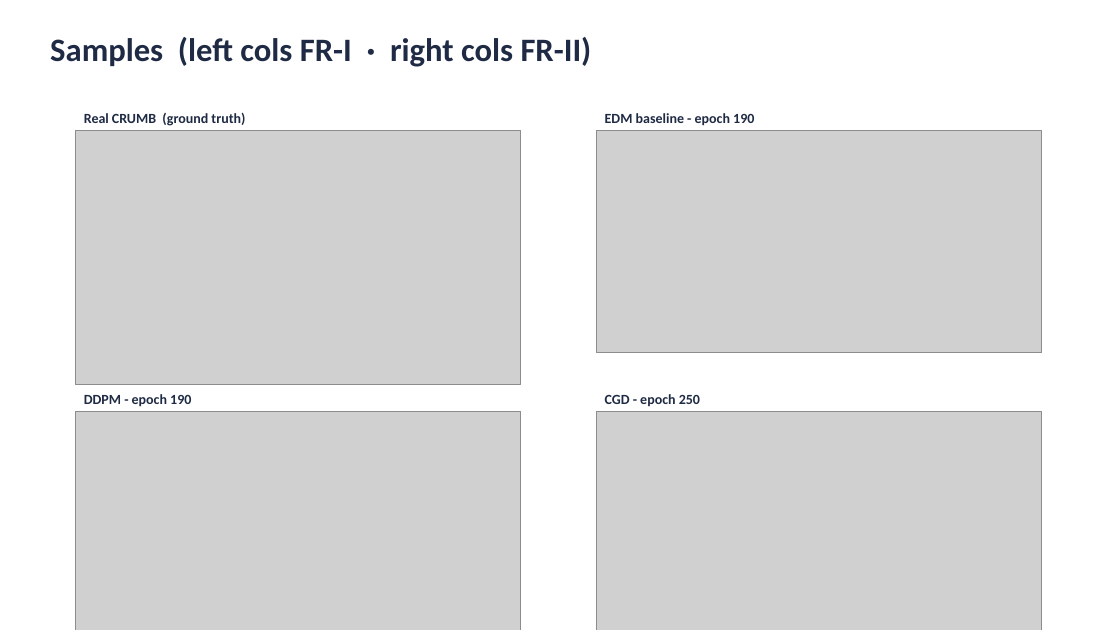
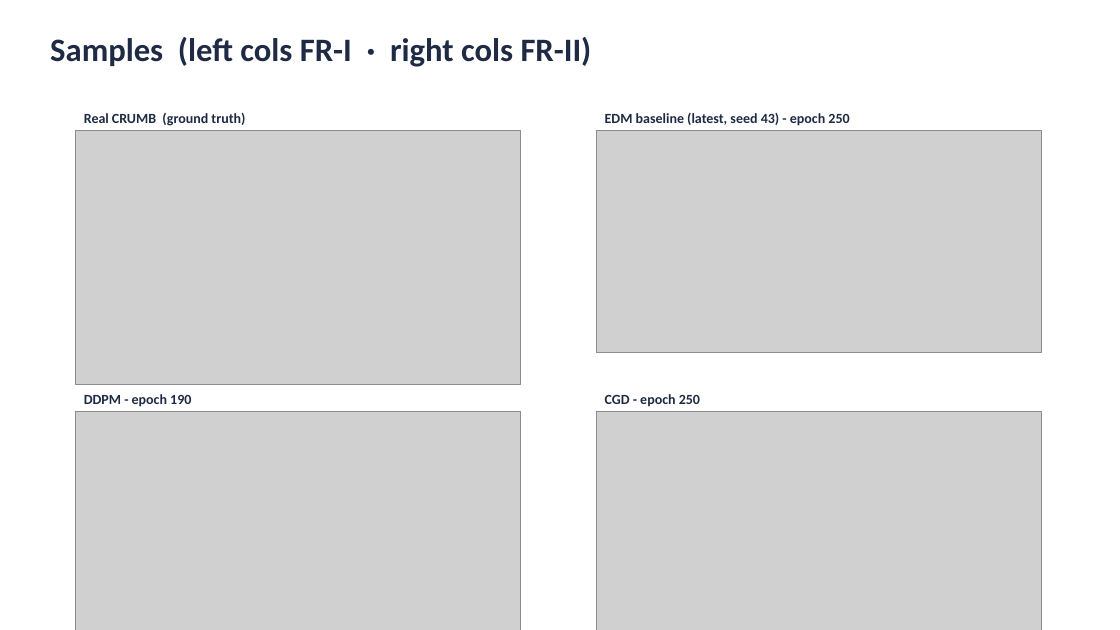
Before and after one commit to bevanslabbert/pid-radast, a slide deck: slide 11 of classifier-guided-physics-informed-diffusion/EDM_baseline_comparison.pptx. Drawn at 1120x630 pixels with LibreOffice and Linux fonts; fonts in the diff are those of the drawing; grey boxes stand for pictures. Boxes give left, top, right and bottom in pixels: in the first picture for what was removed or moved away, otherwise in the second. Text is boxed around its words. In the diff, an @@ line names an element or a change of style, - is before the commit and + after.

```diff
--- a/classifier-guided-physics-informed-diffusion/EDM_baseline_comparison.pptx
+++ b/classifier-guided-physics-informed-diffusion/EDM_baseline_comparison.pptx
@@ text at bbox=[605, 113, 849, 126]: text changed @@
-EDM baseline - epoch 190
+EDM baseline (latest, seed 43) - epoch 250
```
Also in this commit, not shown: 3 other slides changed, 13 other files.
